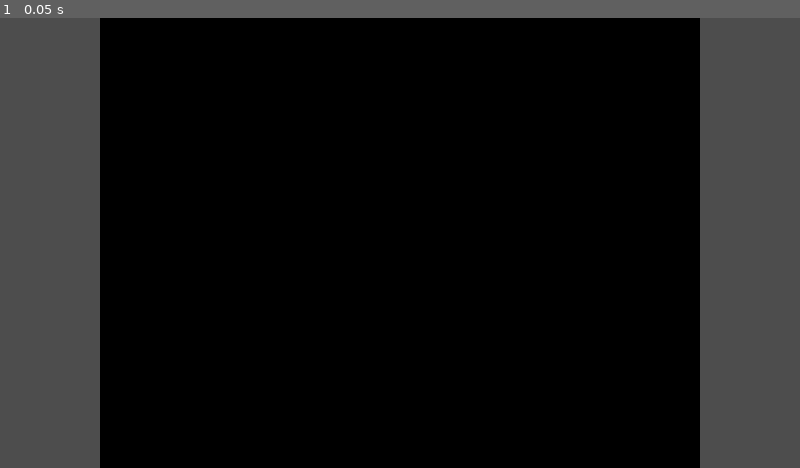
Above: before the commit, frame 1.
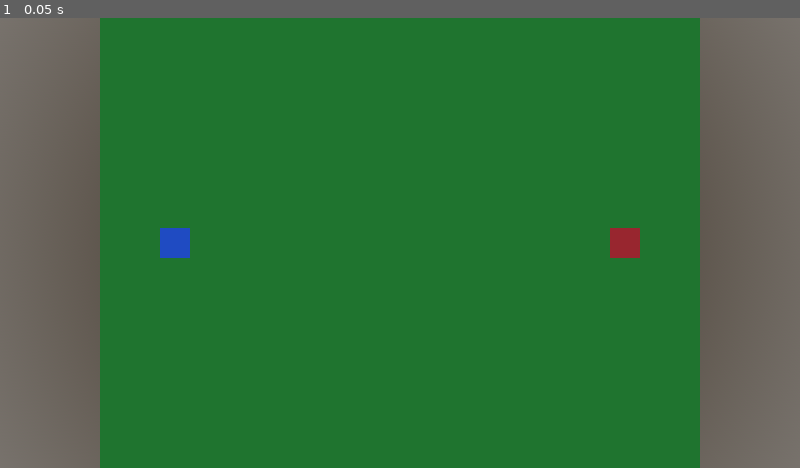
Above: after the commit, the same moment.

Repository: JBones521/generals-td
Game: Godot game, scene res://scenes/levels/level_01.tscn
Two runs of this game, one before a commit and one after it. Both use one fixed random seed, a clock stepped at 60 frames per second and the inputs below.
Inputs:
- Up to frame 1 (0.05 s): no input

The runs differ from the first frame. In frame 1, 96% of the frame differs, in the area x 0-100%, y 0-100%.

Commit message:
Add WorldEnvironment with procedural sky and ambient lighting

Diff:
--- a/scenes/levels/level_01.tscn
+++ b/scenes/levels/level_01.tscn
@@ -1,4 +1,16 @@
 [gd_scene format=3 uid="uid://ci0uet14qr6ut"]
+
+[sub_resource type="ProceduralSkyMaterial" id="ProceduralSkyMaterial_sky"]
+
+[sub_resource type="Sky" id="Sky_main"]
+sky_material = SubResource("ProceduralSkyMaterial_sky")
+
+[sub_resource type="Environment" id="Environment_main"]
+background_mode = 2
+sky = SubResource("Sky_main")
+ambient_light_source = 3
+ambient_light_energy = 1.0
+tonemap_mode = 2
 
 [sub_resource type="PlaneMesh" id="PlaneMesh_ground"]
 size = Vector2(40, 40)
@@ -17,12 +29,16 @@
 
 [node name="Level01" type="Node3D" unique_id=1512329578]
 
+[node name="WorldEnvironment" type="WorldEnvironment" parent="."]
+environment = SubResource("Environment_main")
+
 [node name="Ground" type="MeshInstance3D" parent="." unique_id=1114181419]
 mesh = SubResource("PlaneMesh_ground")
 surface_material_override/0 = SubResource("StandardMaterial3D_green")
 
 [node name="SunLight" type="DirectionalLight3D" parent="." unique_id=1292876128]
 transform = Transform3D(1, 0, 0, 0, 0.573576, -0.819152, 0, 0.819152, 0.573576, 0, 0, 0)
+light_energy = 1.2
 shadow_enabled = true
 
 [node name="PlayerBase" type="MeshInstance3D" parent="." unique_id=81988255]
